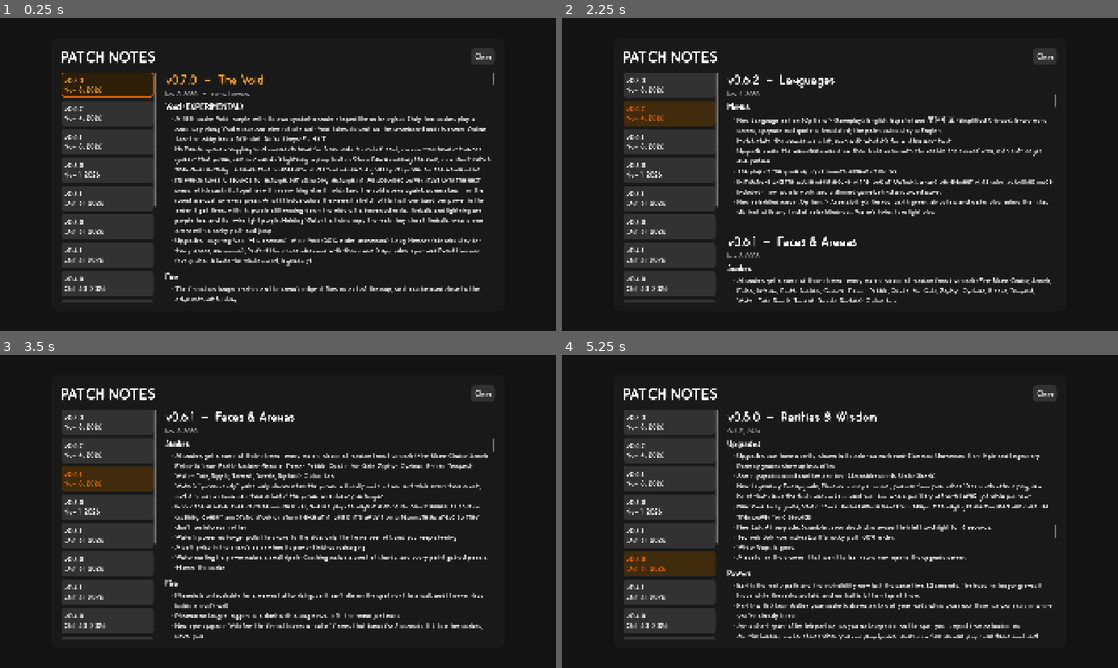
Above: before the commit, frames 1-4 (two rows, left to right).
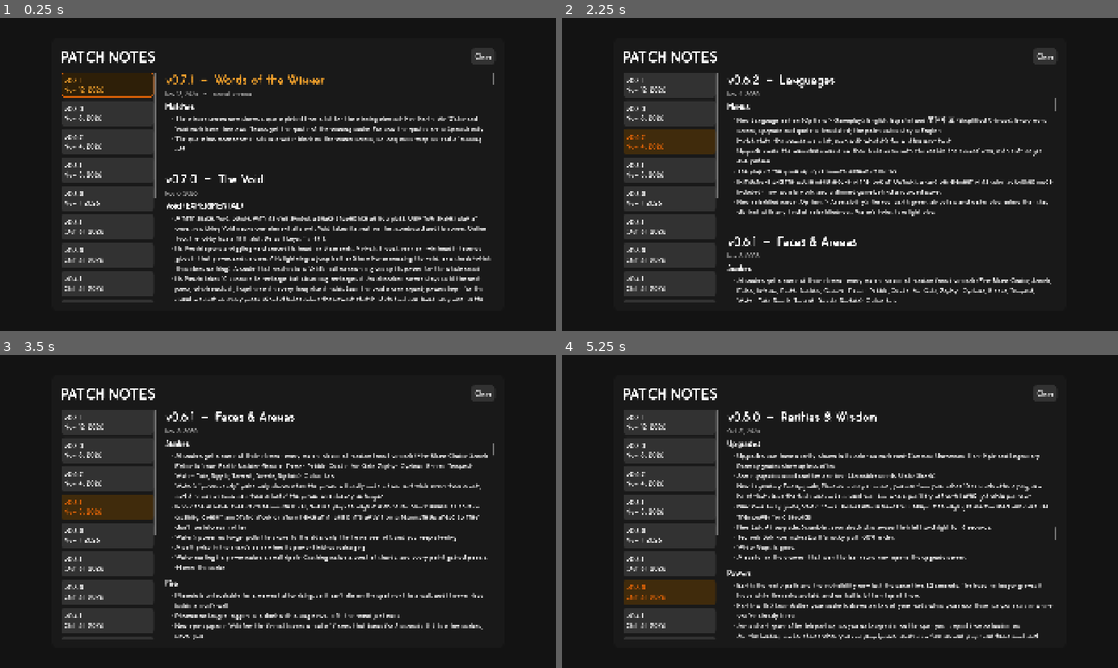
Above: after the commit, the same moments.

Repository: Raikul/pune-plus
Game: Godot game, scene res://scenes/patch_notes.tscn
Same seed, same stepped clock (60 frames per second), same inputs: the game is played once before the commit and once after it. This scene is started directly instead of the project's main scene. Sound files missing from this copy of the repository are replaced by a short silence.
Inputs (mouse positions are in pixels of both pictures, inside the frame that each line leads up to):
- Up to frame 1 (0.25 s): no input
- Up to frame 2 (2.25 s): click "v0.7.0 Nov 5, 2026" at 0.5 s; click (667, 83) at 1.25 s, where only the run after the commit has a clickable "v0.7.1 Nov 12, 2026"; click "v0.6.2 Nov 4, 2026" at 2 s
- Up to frame 3 (3.5 s): click "v0.6.1 Nov 3, 2026" at 2.75 s
- Up to frame 4 (5.25 s): click "v0.6.0 Nov 1, 2026" at 3.5 s; click "v0.5.1 Oct 31, 2026" at 4.25 s; click "v0.5.0 Oct 31, 2026" at 5 s

The runs differ from the first frame. In frame 1, 11% of the frame differs, in the area x 11-89%, y 18-91%; in frame 2, 3.0%; in frame 3, 2.9%; in frame 4, 3.0%.

Commit message:
v

Diff:
--- a/project.godot
+++ b/project.godot
@@ -15,7 +15,7 @@
 [application]
 
 config/name="Pune"
-config/version="0.7.0"
+config/version="0.7.1"
 run/main_scene="res://scenes/menu.tscn"
 config/features=PackedStringArray("4.6", "GL Compatibility")
 config/icon="res://icon.svg"
--- a/scripts/patch_notes/patch_notes.gd
+++ b/scripts/patch_notes/patch_notes.gd
@@ -12,6 +12,17 @@
 const STAGE = "Alpha"
 
 const RELEASES = [
+	{
+		"version": "0.7.1",
+		"name": "Words of the Winner",
+		"date": "2026-11-12",
+		"sections": [
+			["Matches", [
+				"The winner screen now shows a quote picked from a list for the winning element: Fire, Earth, Air, Water and Void each have their own. Teams get the quote of the winning snake. For now the quotes are in Spanish only.",
+				"The quote has more room: it sits in a wider block on the winner screen, so long ones wrap instead of running off.",
+			]],
+		],
+	},
 	{
 		"version": "0.7.0",
 		"name": "The Void",
